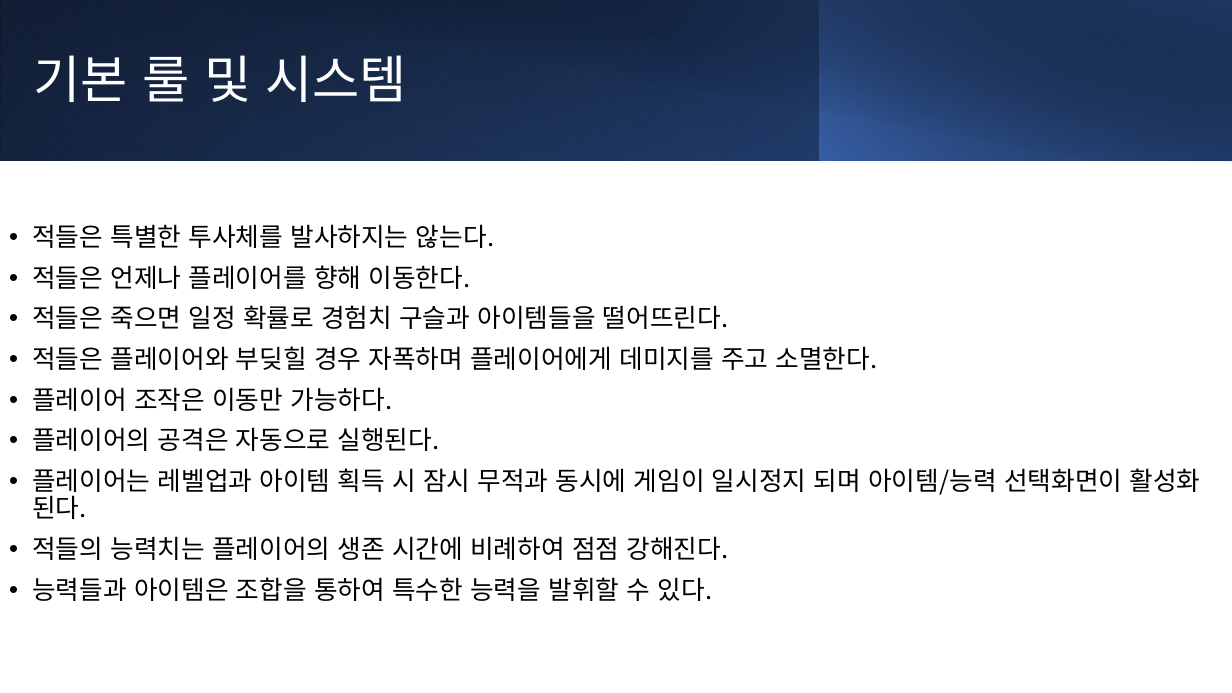
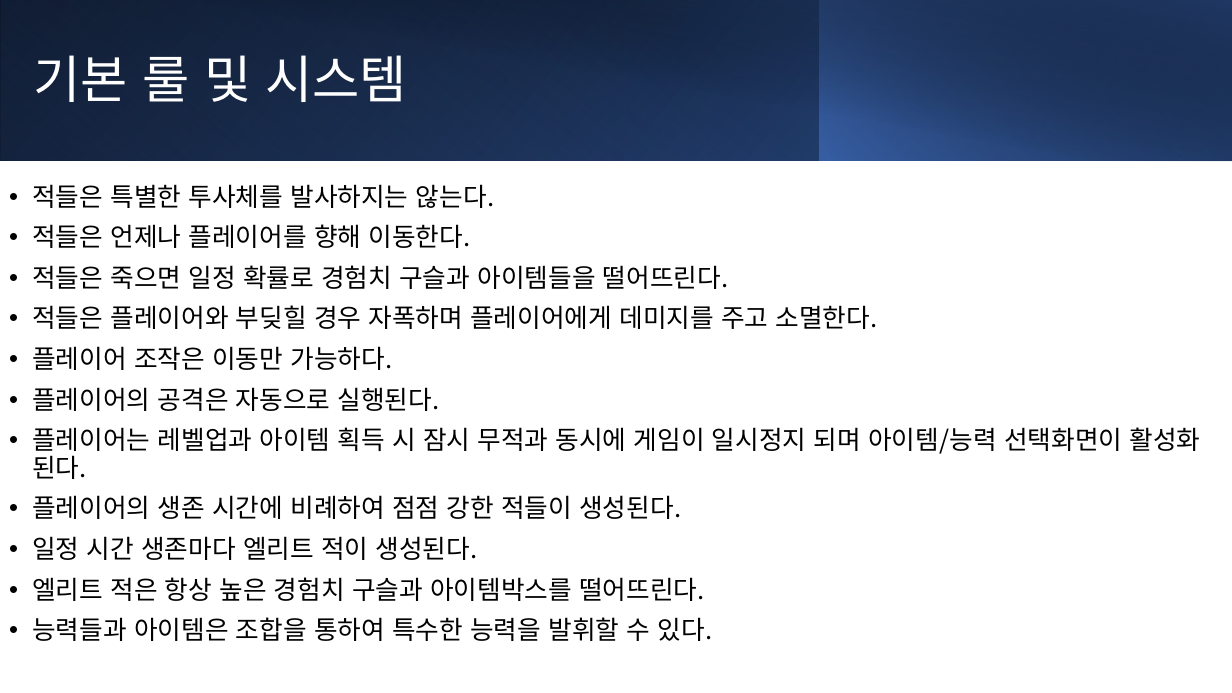
Before and after one commit to charles6919/PrimitiveSurvival, a slide deck: slide 5 of _Documents/20220909_게임 기획서.pptx. Drawn at 1232x693 pixels with LibreOffice and Linux fonts; fonts in the diff are those of the drawing. Boxes give left, top, right and bottom in pixels: in the first picture for what was removed or moved away, otherwise in the second. Text is boxed around its words. In the diff, an @@ line names an element or a change of style, - is before the commit and + after.

```diff
--- a/_Documents/20220909_게임 기획서.pptx
+++ b/_Documents/20220909_게임 기획서.pptx
@@ text at [32,495,705,601]: text changed @@
-• 적들의 능력치는 플레이어의 생존 시간에 비례하여 점점 강해진다.
+• 플레이어의 생존 시간에 비례하여 점점 강한 적들이 생성된다.
+• 일정 시간 생존마다 엘리트 적이 생성된다.
+• 엘리트 적은 항상 높은 경험치 구슬과 아이템박스를 떨어뜨린다.
```
Also in this commit, not shown: 4 other slides changed, 9 other files.
